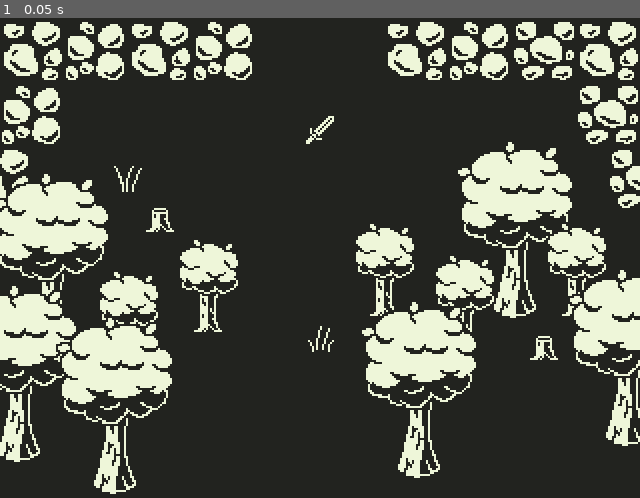
Above: before the commit, frame 1.
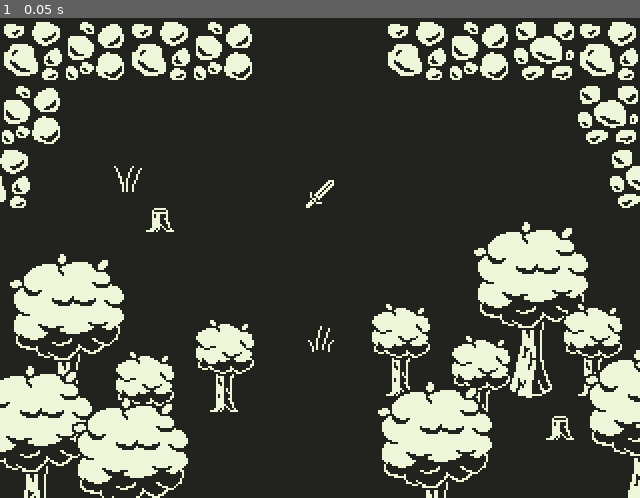
Above: after the commit, the same moment.

Repository: dweckerly/1bit
Game: Godot game, scene res://scenes/world/area-5.tscn
The game is run twice, just before and just after one commit, with the same random seed, the same clock (stepped at 60 frames per second) and the same inputs. This scene is started directly instead of the project's main scene.
Inputs:
- Up to frame 1 (0.05 s): no input

The runs differ from the first frame. In frame 1, 22% of the frame differs, in the area x 0-100%, y 20-100%.

Commit message:
area updates for window resize

Diff:
--- a/scenes/world/area-4.tscn
+++ b/scenes/world/area-4.tscn
@@ -14,22 +14,22 @@
 [node name="area-4" type="YSort"]
 
 [node name="tree-1" parent="." instance=ExtResource( 3 )]
-position = Vector2( 104, 152 )
+position = Vector2( 104, 192 )
 
 [node name="tree-2" parent="." instance=ExtResource( 1 )]
 position = Vector2( 24, 72 )
 
 [node name="tree-3" parent="." instance=ExtResource( 1 )]
-position = Vector2( 16, 192 )
+position = Vector2( 16, 232 )
 
 [node name="tree-4" parent="." instance=ExtResource( 1 )]
-position = Vector2( 48, 208 )
+position = Vector2( 48, 248 )
 
 [node name="tree-5" parent="." instance=ExtResource( 1 )]
-position = Vector2( 160, 237 )
+position = Vector2( 160, 277 )
 
 [node name="tree-6" parent="." instance=ExtResource( 3 )]
-position = Vector2( 56, 152 )
+position = Vector2( 56, 192 )
 
 [node name="stump-0" parent="." instance=ExtResource( 2 )]
 position = Vector2( 72, 80 )
@@ -50,7 +50,7 @@
 position = Vector2( 216, 56 )
 
 [node name="tree-12" parent="." instance=ExtResource( 3 )]
-position = Vector2( 128, 184 )
+position = Vector2( 128, 224 )
 
 [node name="tree-13" parent="." instance=ExtResource( 1 )]
 position = Vector2( 248, 40 )
@@ -59,40 +59,40 @@
 position = Vector2( 264, 72 )
 
 [node name="tree-15" parent="." instance=ExtResource( 1 )]
-position = Vector2( 232, 205 )
+position = Vector2( 232, 245 )
 
 [node name="tree-16" parent="." instance=ExtResource( 3 )]
-position = Vector2( 200, 200 )
+position = Vector2( 200, 240 )
 
 [node name="tree-17" parent="." instance=ExtResource( 1 )]
-position = Vector2( 280, 221 )
+position = Vector2( 280, 261 )
 
 [node name="tree-19" parent="." instance=ExtResource( 1 )]
 position = Vector2( 296, 64 )
 
 [node name="tree-20" parent="." instance=ExtResource( 1 )]
-position = Vector2( 88, 224 )
+position = Vector2( 88, 264 )
 
 [node name="stump-2" parent="." instance=ExtResource( 2 )]
 position = Vector2( 184, 40 )
 
 [node name="tree-21" parent="." instance=ExtResource( 3 )]
-position = Vector2( 304, 168 )
+position = Vector2( 304, 208 )
 
 [node name="border-south" type="StaticBody2D" parent="."]
 
 [node name="CollisionShape2D" type="CollisionShape2D" parent="border-south"]
-position = Vector2( 159, 192 )
+position = Vector2( 159, 232 )
 shape = SubResource( 1 )
 
 [node name="grass" type="Node2D" parent="."]
 
 [node name="Grass-0" type="Sprite" parent="grass"]
-position = Vector2( 144, 120 )
+position = Vector2( 144, 128 )
 texture = ExtResource( 5 )
 
 [node name="Grass-1" type="Sprite" parent="grass"]
-position = Vector2( 208, 80 )
+position = Vector2( 208, 96 )
 texture = ExtResource( 6 )
 
 [node name="Grass-2" type="Sprite" parent="grass"]
@@ -102,10 +102,13 @@
 [node name="portals" type="Node2D" parent="."]
 
 [node name="4-West" parent="portals" instance=ExtResource( 4 )]
-position = Vector2( -8, 88 )
+position = Vector2( -8, 104 )
+scale = Vector2( 1, 1.48 )
 
 [node name="4-East" parent="portals" instance=ExtResource( 4 )]
-position = Vector2( 328, 88 )
+position = Vector2( 328, 104 )
+scale = Vector2( 1, 1.4 )
 
 [node name="4-North" parent="portals" instance=ExtResource( 7 )]
 position = Vector2( 160, -8 )
+scale = Vector2( 1.09462, 1.00694 )
--- a/scenes/world/area-5.tscn
+++ b/scenes/world/area-5.tscn
@@ -12,7 +12,7 @@
 [ext_resource path="res://art/weapons/longsword.png" type="Texture" id=10]
 
 [sub_resource type="RectangleShape2D" id=1]
-extents = Vector2( 10, 44 )
+extents = Vector2( 10, 77 )
 
 [node name="area-5" type="YSort"]
 
@@ -21,13 +21,13 @@
 [node name="StaticBody2D" type="StaticBody2D" parent="border"]
 
 [node name="CollisionShape2D" type="CollisionShape2D" parent="border/StaticBody2D"]
-position = Vector2( -8, 136 )
+position = Vector2( -8, 166 )
 shape = SubResource( 1 )
 
 [node name="StaticBody2D2" type="StaticBody2D" parent="border"]
 
 [node name="CollisionShape2D" type="CollisionShape2D" parent="border/StaticBody2D2"]
-position = Vector2( 328, 136 )
+position = Vector2( 328, 160 )
 shape = SubResource( 1 )
 
 [node name="rock-wall" type="Node2D" parent="."]
@@ -79,47 +79,47 @@
 texture = ExtResource( 1 )
 
 [node name="tree-1" parent="." instance=ExtResource( 8 )]
-position = Vector2( 232, 160 )
+position = Vector2( 240, 200 )
 
 [node name="tree-2" parent="." instance=ExtResource( 4 )]
-position = Vector2( 8, 216 )
+position = Vector2( 16, 256 )
 
 [node name="tree-3" parent="." instance=ExtResource( 8 )]
-position = Vector2( 64, 168 )
+position = Vector2( 72, 208 )
 
 [node name="tree-4" parent="." instance=ExtResource( 4 )]
-position = Vector2( 24, 160 )
+position = Vector2( 32, 200 )
 
 [node name="tree-5" parent="." instance=ExtResource( 4 )]
-position = Vector2( 208, 224 )
+position = Vector2( 216, 264 )
 
 [node name="tree-6" parent="." instance=ExtResource( 4 )]
-position = Vector2( 56, 232 )
+position = Vector2( 64, 272 )
 
 [node name="tree-7" parent="." instance=ExtResource( 8 )]
-position = Vector2( 192, 144 )
+position = Vector2( 200, 184 )
 
 [node name="tree-8" parent="." instance=ExtResource( 4 )]
-position = Vector2( 256, 144 )
+position = Vector2( 264, 184 )
 
 [node name="tree-9" parent="." instance=ExtResource( 4 )]
-position = Vector2( 312, 208 )
+position = Vector2( 320, 248 )
 
 [node name="tree-10" parent="." instance=ExtResource( 8 )]
-position = Vector2( 288, 144 )
+position = Vector2( 296, 184 )
 
 [node name="stump-0" parent="." instance=ExtResource( 5 )]
-position = Vector2( 272, 168 )
+position = Vector2( 280, 208 )
 
 [node name="stump-1" parent="." instance=ExtResource( 5 )]
 position = Vector2( 80, 104 )
 
 [node name="tree-11" parent="." instance=ExtResource( 8 )]
-position = Vector2( 104, 152 )
+position = Vector2( 112, 192 )
 
 [node name="5-South" parent="." instance=ExtResource( 6 )]
-position = Vector2( 160, 192 )
+position = Vector2( 160, 240 )
 
 [node name="Longsword" type="Sprite" parent="."]
-position = Vector2( 160, 56 )
+position = Vector2( 160, 88 )
 texture = ExtResource( 10 )
